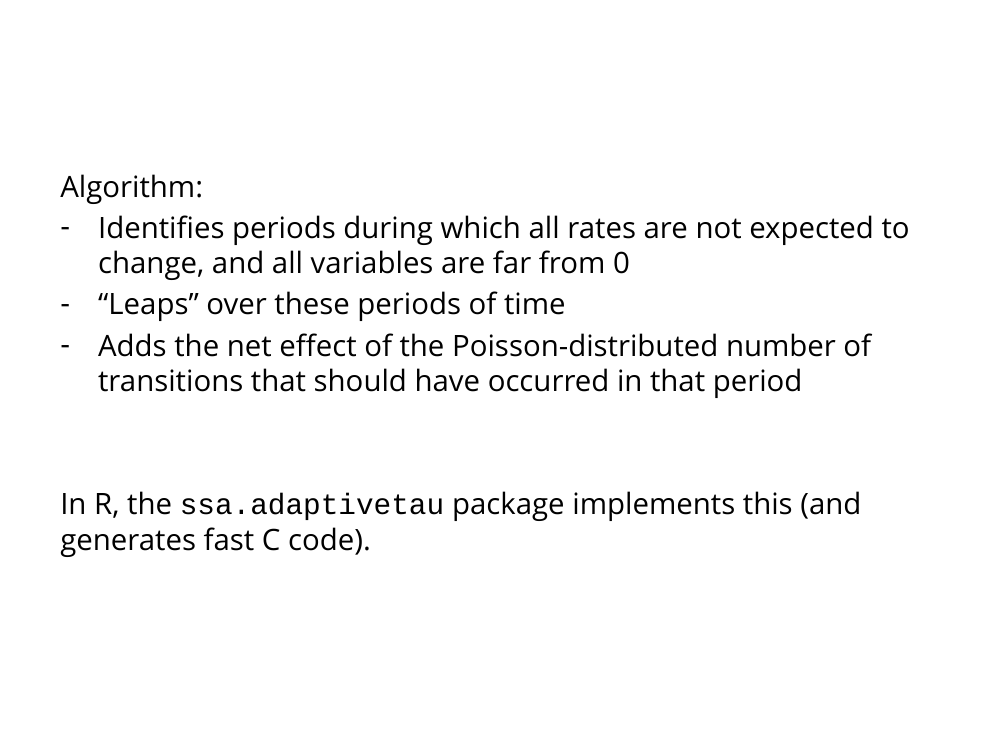
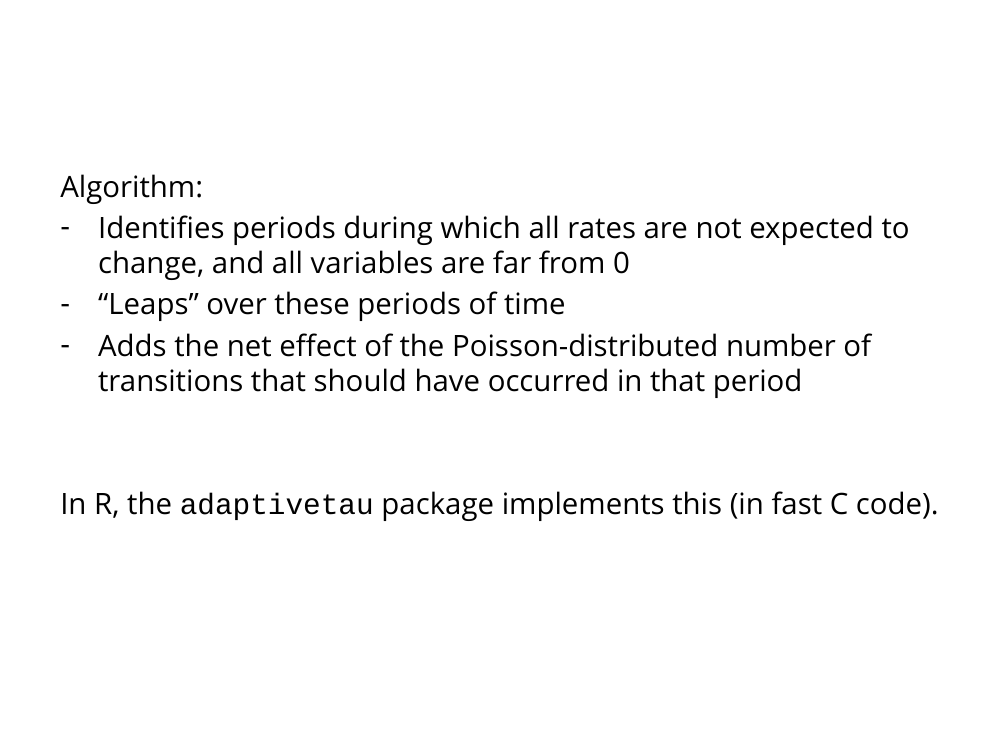
Before and after one commit to cmmid/mtm, a slide deck: slide 25 of slides/Lecture_10_StochasticContinuous.pptx. Drawn at 1008x756 pixels with LibreOffice and Linux fonts; fonts in the diff are those of the drawing; background and template pictures are left out. Boxes give left, top, right and bottom in pixels: in the first picture for what was removed or moved away, otherwise in the second. Text is boxed around its words. In the diff, an @@ line names an element or a change of style, - is before the commit and + after.

```diff
--- a/slides/Lecture_10_StochasticContinuous.pptx
+++ b/slides/Lecture_10_StochasticContinuous.pptx
@@ text at (x1=60, y1=491, x2=939, y2=521): text changed @@
-In R, the ssa.adaptivetau package implements this (and generates fast C code).
+In R, the adaptivetau package implements this (in fast C code).
```
Also in this commit, not shown: 2 other slides changed, 4 other files.
